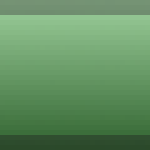
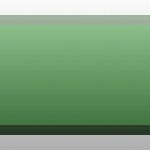
The second 150×150 image is a revision of the first. Changes to its layers:
painted on "Layer #1" over box(0, 15, 150, 135)
painted on "Layer" over box(0, 0, 150, 150)
